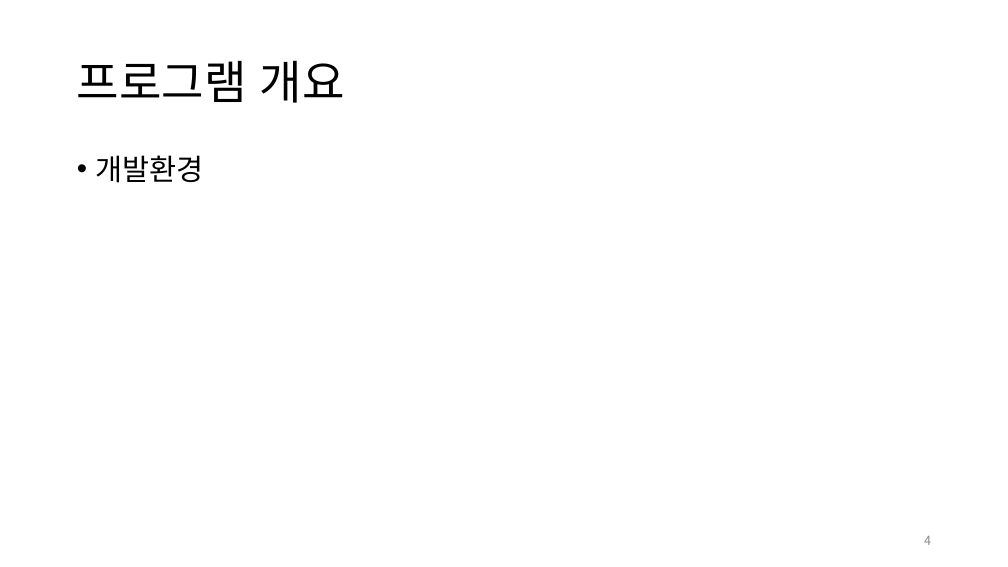
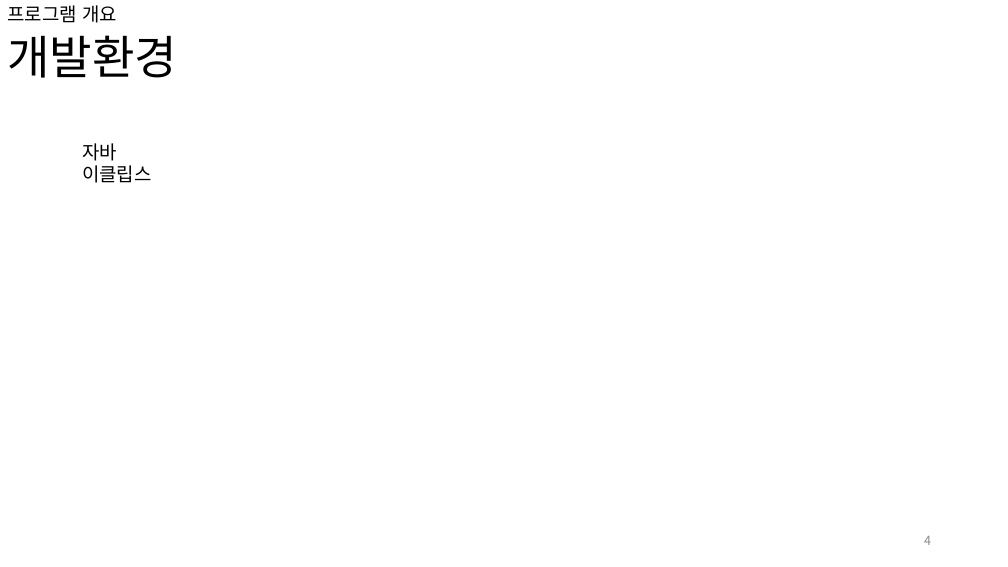
Before and after one commit to pknu-wap/Dogs-SONAR, a slide deck: slide 4 of others/presentation.pptx. Drawn at 1008x567 pixels with LibreOffice and Linux fonts; fonts in the diff are those of the drawing. Boxes give left, top, right and bottom in pixels: in the first picture for what was removed or moved away, otherwise in the second. Text is boxed around its words. In the diff, an @@ line names an element or a change of style, - is before the commit and + after.

```diff
--- a/others/presentation.pptx
+++ b/others/presentation.pptx
@@ title "프로그램 개요": place and size @@
-title "프로그램 개요" at (77,60,345,103)
+title "프로그램 개요" at (8,5,117,23)
@@ title "프로그램 개요" at (8,5,117,23): size 44 to 18 pt @@
@@ text "개발환경": place and size @@
-text "개발환경" at (96,155,204,183)
+text "개발환경" at (7,35,177,78)
@@ text "개발환경" at (7,35,177,78): size 28 to 44 pt; bullet • to none @@
@@ text added at (82,143,152,183), 18 pt, text #000000 @@
+자바
+이클립스
```
Also in this commit, not shown: 3 other slides changed.
